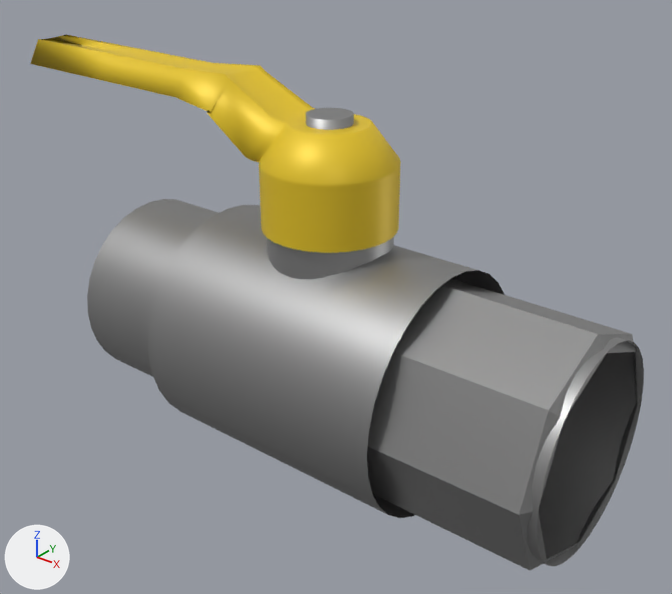
The glTF model dist/zawor_kulowy_three2.glb, before and after one commit.
Camera for both pictures: a camera (50 mm lens) standing at (2.49, -3.15, 2.26) and looking at (-0.44, 0.51, -0.01). Arrows for +X, +Y and +Z are at lower left; the lights stay in place. Both versions are drawn at frame 125 of the action 'Cylinder.005Action'; the numbers are the values there.
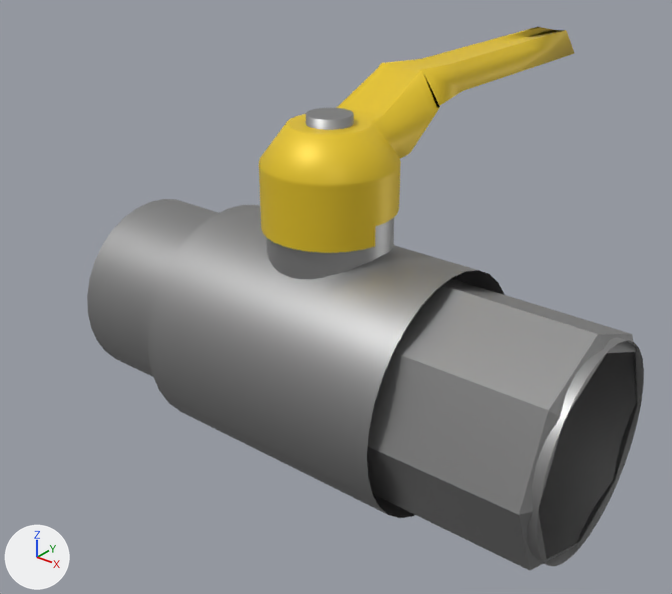
Scene script edits in JSON lines:
```json
{"op": "set", "path": "ob_cylinder_005.rotation_euler", "old": "(3.142, -0.000193, -0.0175)", "new": "(0.0, -3.141, 1.553)", "note": "degrees (180, 0, -1) -> degrees (0, -180, 89)"}
```

Where the change shows, as pixel boxes (x1, y1, x2, y2) in the pictures (672 x 594 px):
```json
{"object": "Cylinder.005", "change": "turned", "before": [31, 35, 401, 253], "after": [259, 27, 574, 253]}
```
